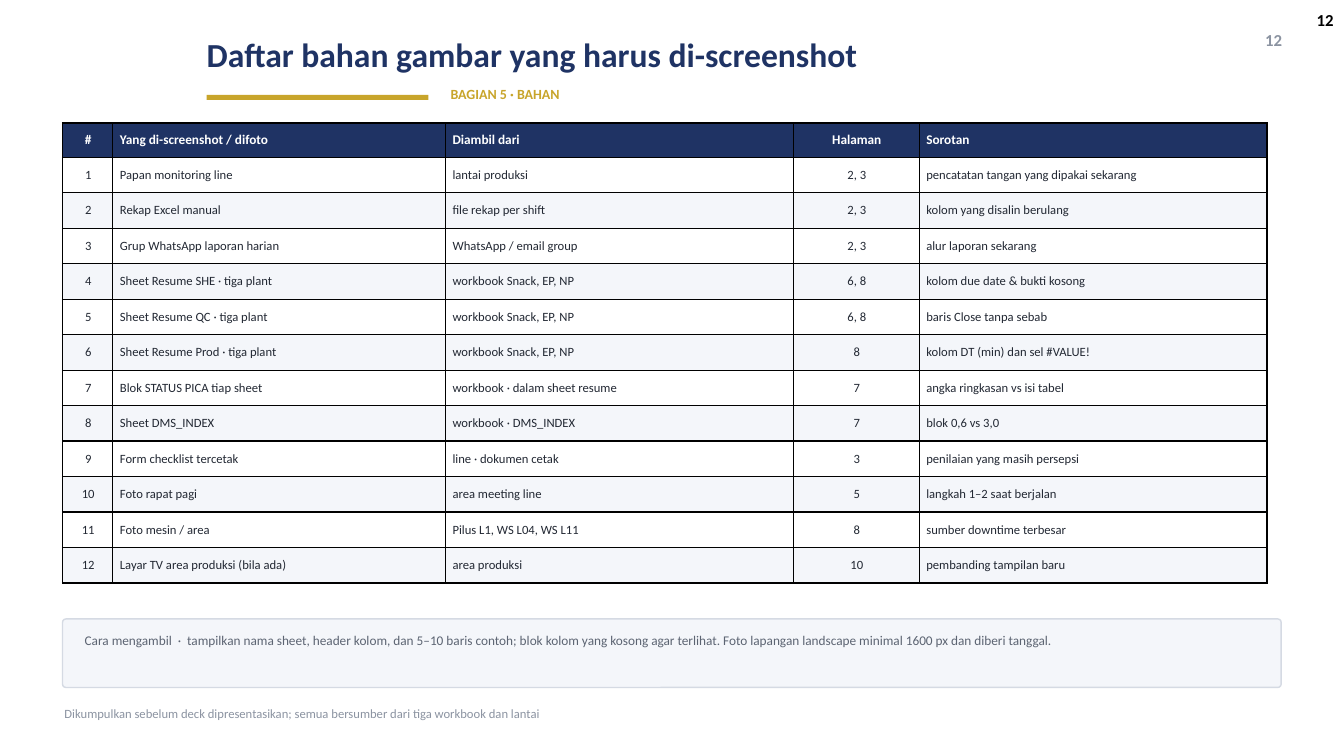
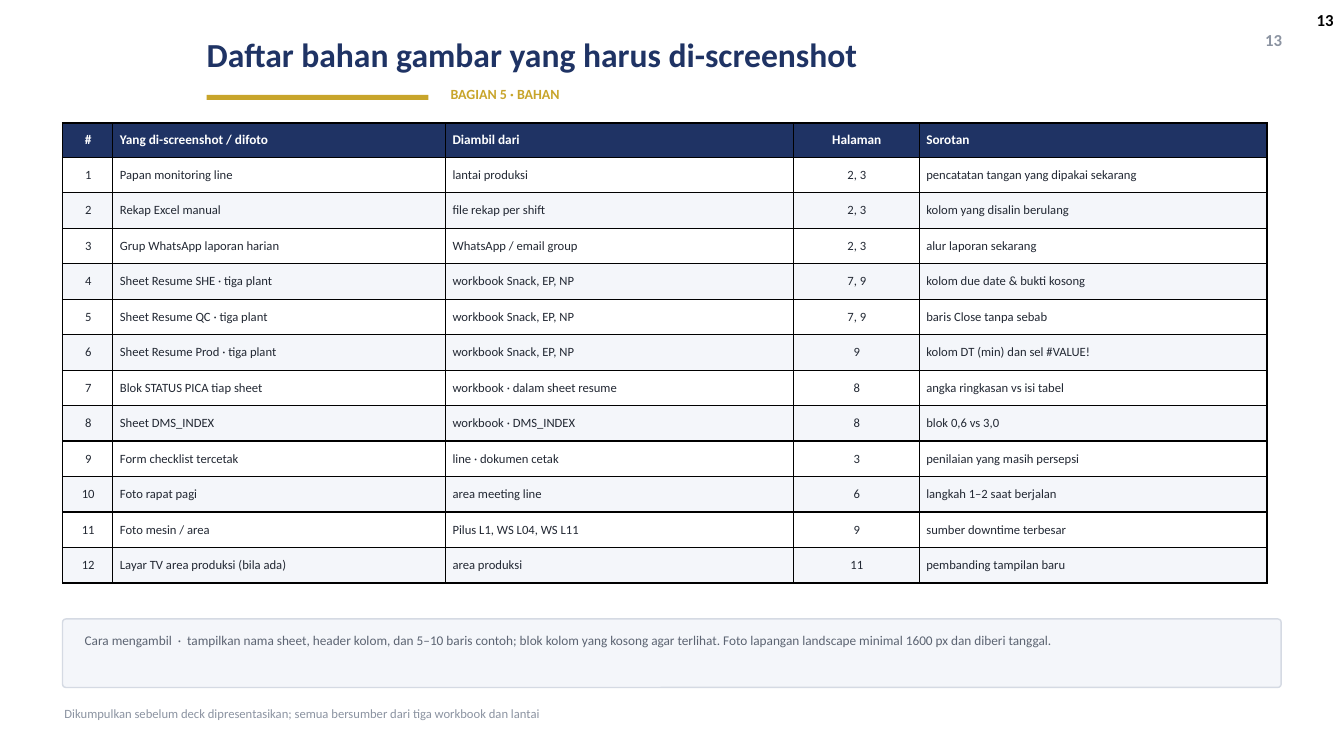
Before and after one commit to GalaxyDust/DailyMonitoringSystem_App, a slide deck: slide 13 of docs/DMS_Digitalisasi_v1.pptx (slide 12 before the commit). Drawn at 1344x756 pixels with LibreOffice and Linux fonts; fonts in the diff are those of the drawing; background and template pictures are left out. Boxes give left, top, right and bottom in pixels: in the first picture for what was removed or moved away, otherwise in the second. Text is boxed around its words. In the diff, an @@ line names an element or a change of style, - is before the commit and + after.

Commit message:
docs(ppt): tambah slide beban manual per bulan dan waktu yang dikembalikan sistem

```diff
--- a/docs/DMS_Digitalisasi_v1.pptx
+++ b/docs/DMS_Digitalisasi_v1.pptx
@@ page number at (1317,15,1334,26): text changed @@
-12
+13
@@ text at (1265,35,1282,46): text changed @@
-12
+13
@@ table at (63,123,1267,583) @@
-row 5, column 4: 6, 8
+row 5, column 4: 7, 9
-row 6, column 4: 6, 8
+row 6, column 4: 7, 9
-row 7, column 4: 8
+row 7, column 4: 9
-row 8, column 4: 7
+row 8, column 4: 8
-row 9, column 4: 7
+row 9, column 4: 8
-row 11, column 4: 5
+row 11, column 4: 6
-row 12, column 4: 8
+row 12, column 4: 9
-row 13, column 4: 10
+row 13, column 4: 11
```
Also in this commit, not shown: 8 other slides changed, 1 slide added, 4 other files.
